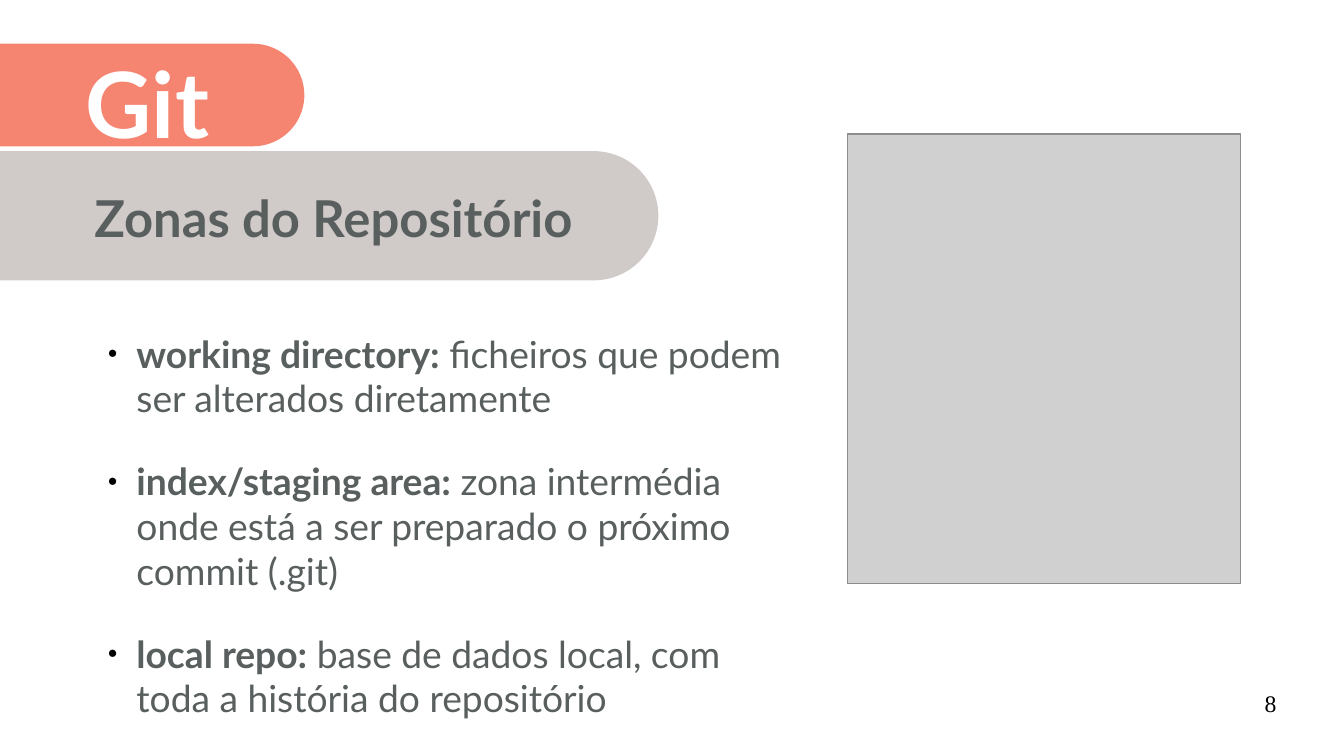
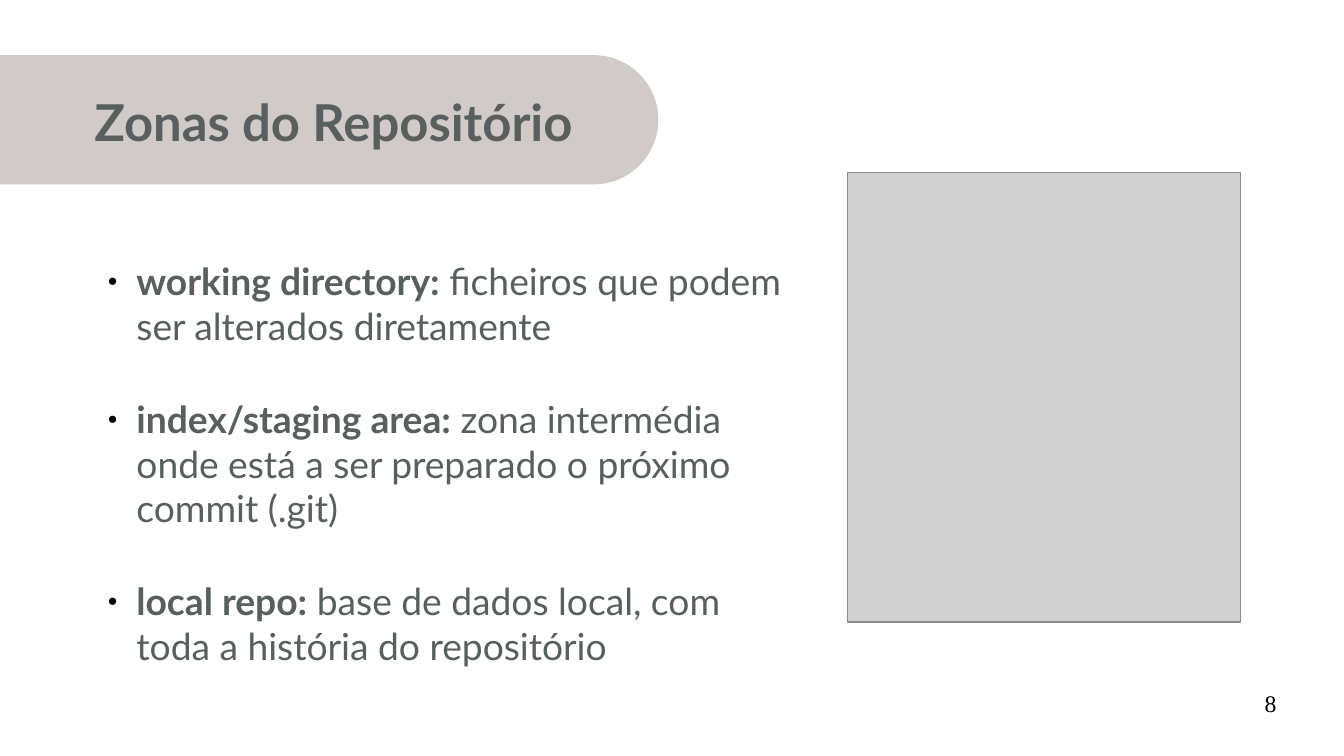
Before and after one commit to miguelpinho/git-lecture, a slide deck: slide 8 of lecture_pt.odp. Drawn at 1344x756 pixels with LibreOffice and Linux fonts; fonts in the diff are those of the drawing; grey boxes stand for pictures. Boxes give left, top, right and bottom in pixels: in the first picture for what was removed or moved away, otherwise in the second. Text is boxed around its words. In the diff, an @@ line names an element or a change of style, - is before the commit and + after.

```diff
--- a/lecture_pt.odp
+++ b/lecture_pt.odp
@@ freeform shape: place and size @@
-freeform shape at box(0, 152, 659, 281)
+freeform shape at box(0, 55, 659, 185)
@@ freeform shape removed at box(0, 44, 305, 146) @@
@@ text "Zonas do Repositório": place and size @@
-text "Zonas do Repositório" at box(94, 199, 572, 246)
+text "Zonas do Repositório" at box(94, 103, 572, 150)
@@ picture: place and size @@
-picture at box(848, 134, 1240, 584)
+picture at box(848, 172, 1240, 622)
@@ text "working directory: ficheiros que podem ...": place and size @@
-text "working directory: ficheiros que podem ..." at box(136, 340, 781, 719)
+text "working directory: ficheiros que podem ..." at box(136, 267, 781, 667)
@@ text "working directory: ficheiros que podem ..." at box(136, 267, 781, 667): more space between paragraphs @@
```
Also in this commit, not shown: 3 other slides changed, 1 slide added, 4 other files.
